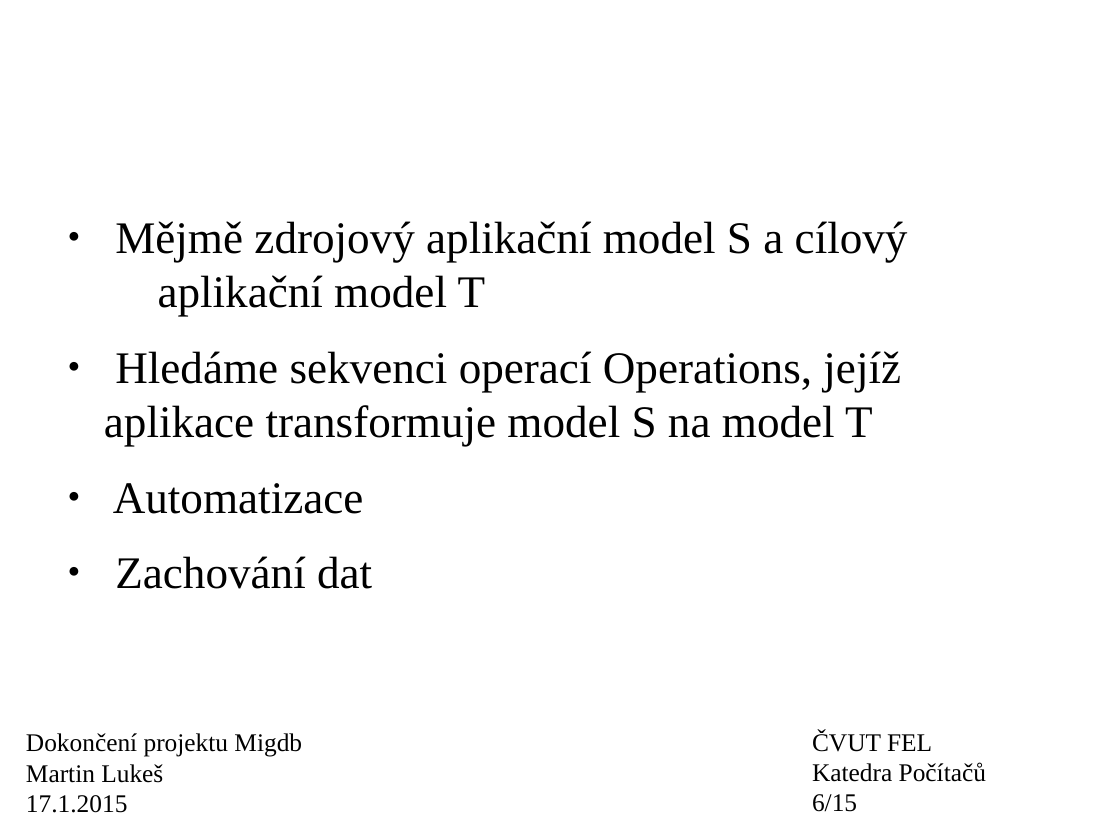
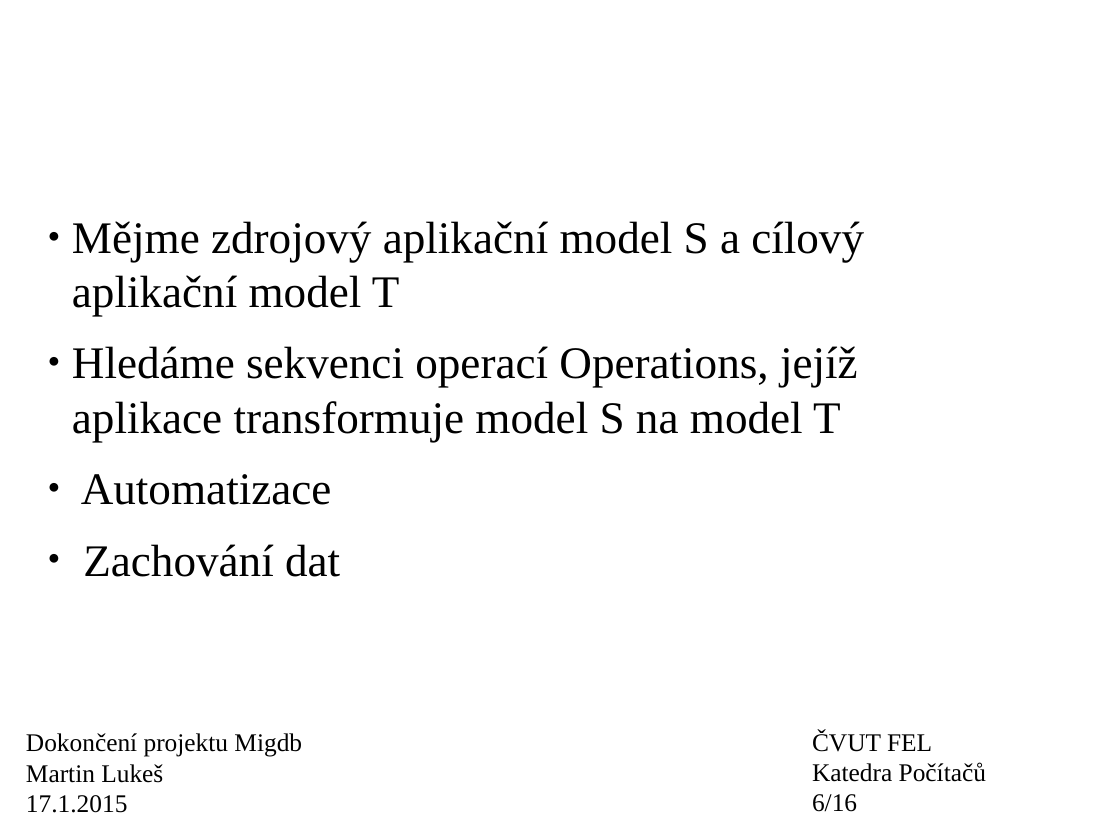
Before and after one commit to wox2/migrace_databaze, a slide deck: slide 6 of diplomka/prezentace.odp. Drawn at 1120x840 pixels with LibreOffice and Linux fonts; fonts in the diff are those of the drawing; background and template pictures are left out. Boxes give left, top, right and bottom in pixels: in the first picture for what was removed or moved away, otherwise in the second. Text is boxed around its words. In the diff, an @@ line names an element or a change of style, - is before the commit and + after.

```diff
--- a/diplomka/prezentace.odp
+++ b/diplomka/prezentace.odp
@@ text "Mějme zdrojový aplikační model S ...": place and size @@
-text "Mějme zdrojový aplikační model S ..." at (104, 221, 908, 589)
+text "Mějme zdrojový aplikační model S ..." at (72, 221, 864, 577)
@@ text at (72, 221, 864, 316): text changed @@
-● Mějmě zdrojový aplikační model S a cílový aplikační model T
+  ● Mějme zdrojový aplikační model S a cílový aplikační model T
@@ text at (72, 346, 858, 577): list level 1 to 2 in "Hledáme sekvenci operací Operations, jejíž ..."; list level 1 to 2 in "Automatizace"; list level 1 to 2 in "Zachování dat" @@
@@ text at (812, 794, 857, 812): text changed @@
-6/15
+6/16
```
Also in this commit, not shown: 4 other slides changed, 1 slide added, 4 other files.
